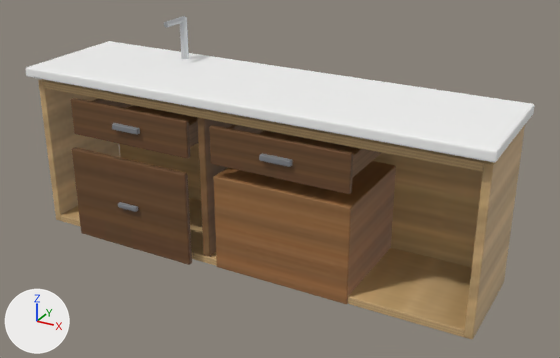
Renders of the glTF model models/pieces/counter.glb from each side of a commit.
Camera for both pictures: a 50 mm lens placed at (1.82, -3.12, 1.98), pointed at (0.11, -0.02, 0.43). Every picture has the same lights, and +X, +Y and +Z are marked at lower left. The older version comes first. Vertices at exactly the same position are counted once.

The older version as bpy lines, for what is in view:
```python
ob_ct_divider = bpy.data.objects.new('ct_divider', me_cube_039)
ob_ct_divider.location = (-0.175, 0.0, 0.41)
ob_openbox = bpy.data.objects.new('openbox', me_cube_057)
ob_openbox.location = (0.25, 0.0, 0.25)
ob_part_cabdoor__counter = bpy.data.objects.new('part_cabDoor__counter', me_cube_055)
ob_part_cabdoor__counter.location = (-0.6, -0.315, 0.25)
ob_part_drawer1__counter = bpy.data.objects.new('part_drawer1__counter', me_cube_043)
ob_part_drawer1__counter.location = (-0.6, -0.283, 0.665)
ob_part_drawer2__counter = bpy.data.objects.new('part_drawer2__counter', me_cube_049)
ob_part_drawer2__counter.location = (0.25, -0.283, 0.665)
# also in view: 'ct_body_back' at (0.0, 0.29, 0.41); 'top.001' at (0.0, 0.0, 0.88); 'ct_body_top' at (0.0, 0.0, 0.8); 'ct_body_bottom' at (0.0, 0.0, 0.02); 'ct_body_left' at (-1.18, 0.0, 0.41)
```
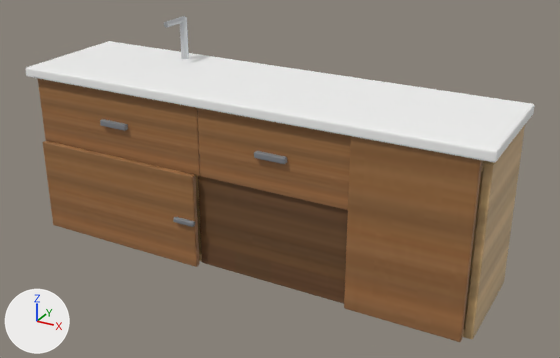
Where the newer file only moved an object's origin or applied its transform, the numbers keep the older frame.

Location of each change, [x1, y1, x2, y2] in pixels of the pictures (560 x 358 px; the box of a moved part takes in the faces that stretch with it):
'front_right', added (brown)
    after: [344, 136, 482, 342]
'openbox', surface changed, reshaped, moved (darker)
    before: [213, 161, 396, 304]
    after: [198, 176, 348, 304]
'part_cabDoor__counter', surface changed, reshaped, moved (lighter, 31% wider, 7% taller)
    before: [72, 147, 192, 265]
    after: [43, 141, 200, 267]
'part_drawer2__counter', surface changed, reshaped (lighter)
    before: [209, 124, 381, 194]
    after: [197, 108, 351, 210]
'part_drawer1__counter', surface changed, reshaped (lighter)
    before: [71, 98, 198, 159]
    after: [38, 79, 200, 176]
part 2 of me_cube_055, moved or reshaped
    before: [72, 147, 192, 265]
    after: [43, 141, 200, 267]
part 3 of me_cube_055, moved or reshaped
    before: [118, 202, 138, 212]
    after: [173, 217, 195, 227]
part 4 of me_cube_043, moved or reshaped
    before: [112, 123, 140, 135]
    after: [100, 119, 128, 131]
part 5 of me_cube_043, moved or reshaped
    before: [71, 98, 191, 159]
    after: [38, 79, 200, 176]
part 6 of me_cube_049, moved or reshaped
    before: [259, 153, 293, 167]
    after: [254, 151, 287, 164]
part 7 of me_cube_049, moved or reshaped
    before: [209, 125, 353, 194]
    after: [197, 108, 351, 210]
'ct_body_back', unchanged, covered by the edit
    before: [119, 105, 483, 268]
    after: [195, 171, 483, 268]
'ct_body_bottom', unchanged, covered by the edit
    before: [61, 198, 472, 337]
    after: [197, 200, 472, 337]
'ct_body_top', unchanged, covered by the edit
    before: [44, 80, 485, 172]
    after: [481, 160, 485, 172]
'ct_body_left', unchanged, covered by the edit
    before: [38, 79, 120, 221]

The edits, one by one:
Material 'wood_dark' (mat_wood_dark) changes its picture from img_t_wood_002 to img_t_wood_003.
Material 'wood' (mat_wood) changes its picture from img_t_wood_003 to img_t_wood_002.
me_cube_057 is used by ob_openbox; location (0.25, 0.0, 0.25).
me_cube_057 had 56 vertices, 108 faces and spanned x -0.36..0.36, y -0.28..0.28, z -0.25..0.25.
me_cube_057 now has 56 vertices, 108 faces and spans x -0.407..0.407, y -0.28..0.28, z -0.25..0.25.
me_cube_057 part 1: the whole mesh is multiplied about its middle by the matrix ((1.133, 0.0, 0.0), (0.0, 1.0, 0.0), (0.0, 0.0, 1.0)).
me_cube_055 is used by ob_part_cabdoor__counter; location (-0.6, -0.315, 0.25).
me_cube_055 had 112 vertices, 216 faces and spanned x -0.36..0.36, y -0.038..0.015, z -0.25..0.25.
me_cube_055 now has 112 vertices, 216 faces and spans x -0.485..0.49, y -0.038..0.015, z -0.25..0.25.
me_cube_055 part 2: the loose piece of 56 vertices spanning x -0.36..0.36, y -0.015..0.015, z -0.25..0.25 is scaled about its middle by (1.35, 1, 1).
me_cube_055 part 3: the loose piece of 56 vertices spanning x -0.06..0.06, y -0.038..-0.013, z -0.013..0.013 is moved by (0.43, 0.0, 0.0).
me_cube_043 is used by ob_part_drawer1__counter; location (-0.6, -0.283, 0.665).
me_cube_043 had 332 vertices, 648 faces and spanned x -0.36..0.36, y -0.037..0.533, z -0.095..0.095.
me_cube_043 now has 334 vertices, 648 faces and spans x -0.575..0.425, y -0.037..0.533, z -0.173..0.188.
me_cube_043 part 4: the loose piece of 56 vertices spanning x -0.08..0.08, y -0.037..-0.007, z -0.015..0.015 is moved by (-0.075, 0.0, 0.007).
me_cube_043 part 5: 56 vertices moved from x -0.36..0.36, y -0.014..0.014, z -0.095..0.095 to x -0.575..0.425, y -0.014..0.014, z -0.173..0.188.
Other edits to the shape of me_cube_043 do not show in these pictures.
me_cube_049 is used by ob_part_drawer2__counter; location (0.25, -0.283, 0.665).
me_cube_049 had 330 vertices, 648 faces and spanned x -0.36..0.36, y -0.037..0.533, z -0.095..0.095.
me_cube_049 now has 332 vertices, 648 faces and spans x -0.423..0.368, y -0.037..0.533, z -0.173..0.188.
me_cube_049 part 6: the loose piece of 56 vertices spanning x -0.08..0.08, y -0.037..-0.007, z -0.015..0.015 is moved by (-0.028, 0.0, 0.007).
me_cube_049 part 7: 56 vertices moved from x -0.36..0.36, y -0.014..0.014, z -0.095..0.095 to x -0.423..0.368, y -0.014..0.014, z -0.173..0.188.
Other edits to the shape of me_cube_049 do not show in these pictures.
Mesh me_cube_058 is new.
It has 56 vertices, 108 faces and spans x -0.275..0.275, y -0.015..0.015, z -0.43..0.43.
It uses material mat_wood (picture img_t_wood_002).
Object 'openbox' (ob_openbox) moves from (0.25, 0.0, 0.25) to (0.207, 0.0, 0.25).
Object 'part_cabDoor__counter' (ob_part_cabdoor__counter) moves from (-0.6, -0.315, 0.25) to (-0.68, -0.315, 0.25).
Object 'front_right' (ob_front_right) is new; it shows me_cube_058.
Its location is (0.885, -0.3, 0.43).
